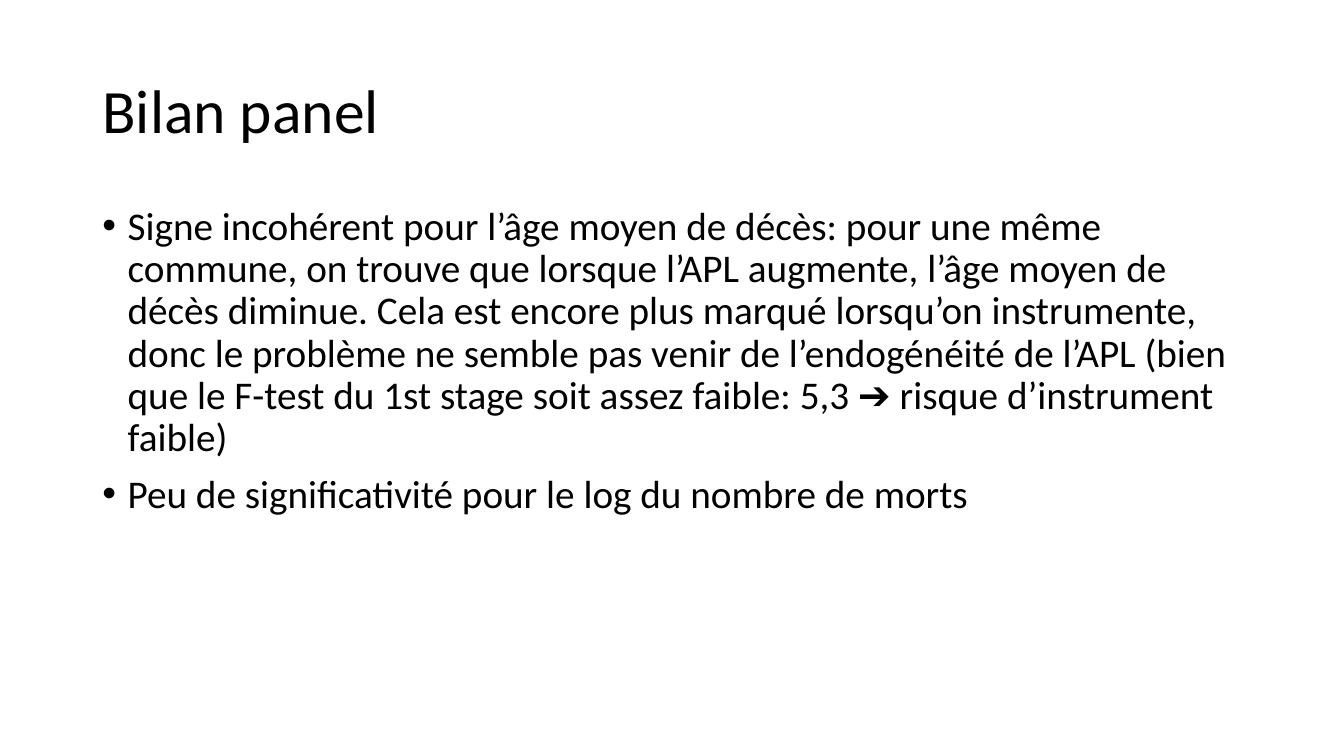
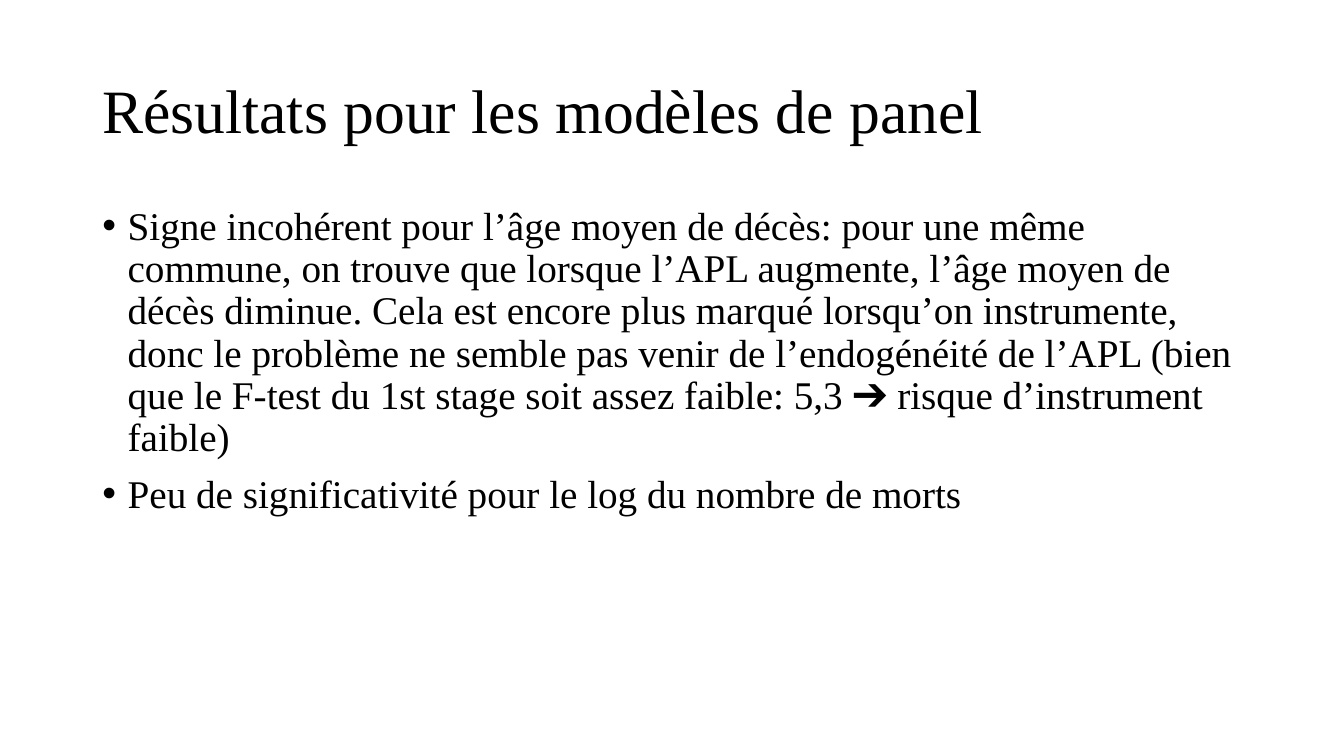
Before and after one commit to mchabaud/Project-DSSS, a slide deck: slide 7 of Presentation_13_04_22.pptx (slide 11 before the commit). Drawn at 1344x756 pixels with LibreOffice and Linux fonts; fonts in the diff are those of the drawing. Boxes give left, top, right and bottom in pixels: in the first picture for what was removed or moved away, otherwise in the second. Text is boxed around its words. In the diff, an @@ line names an element or a change of style, - is before the commit and + after.

```diff
--- a/Presentation_13_04_22.pptx
+++ b/Presentation_13_04_22.pptx
@@ title at (102, 90, 982, 144): text changed; font Calibri to Times New Roman @@
-Bilan panel
+Résultats pour les modèles de panel
@@ text "Signe incohérent pour l’âge moyen ..." at (128, 212, 1231, 515): font Calibri to Times New Roman @@
```
Also in this commit, not shown: 10 other slides changed, 5 slides added, 8 slides removed.
